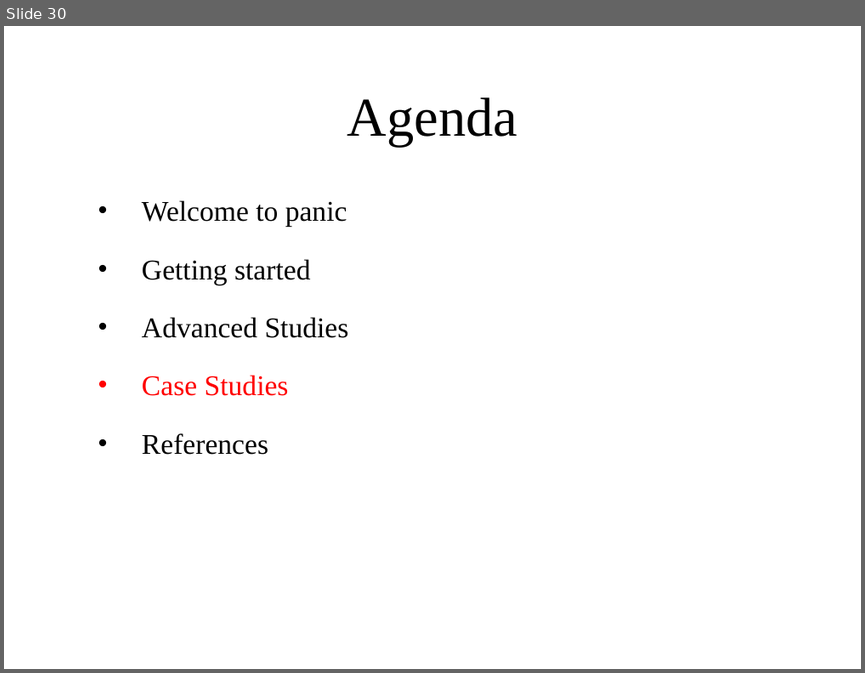
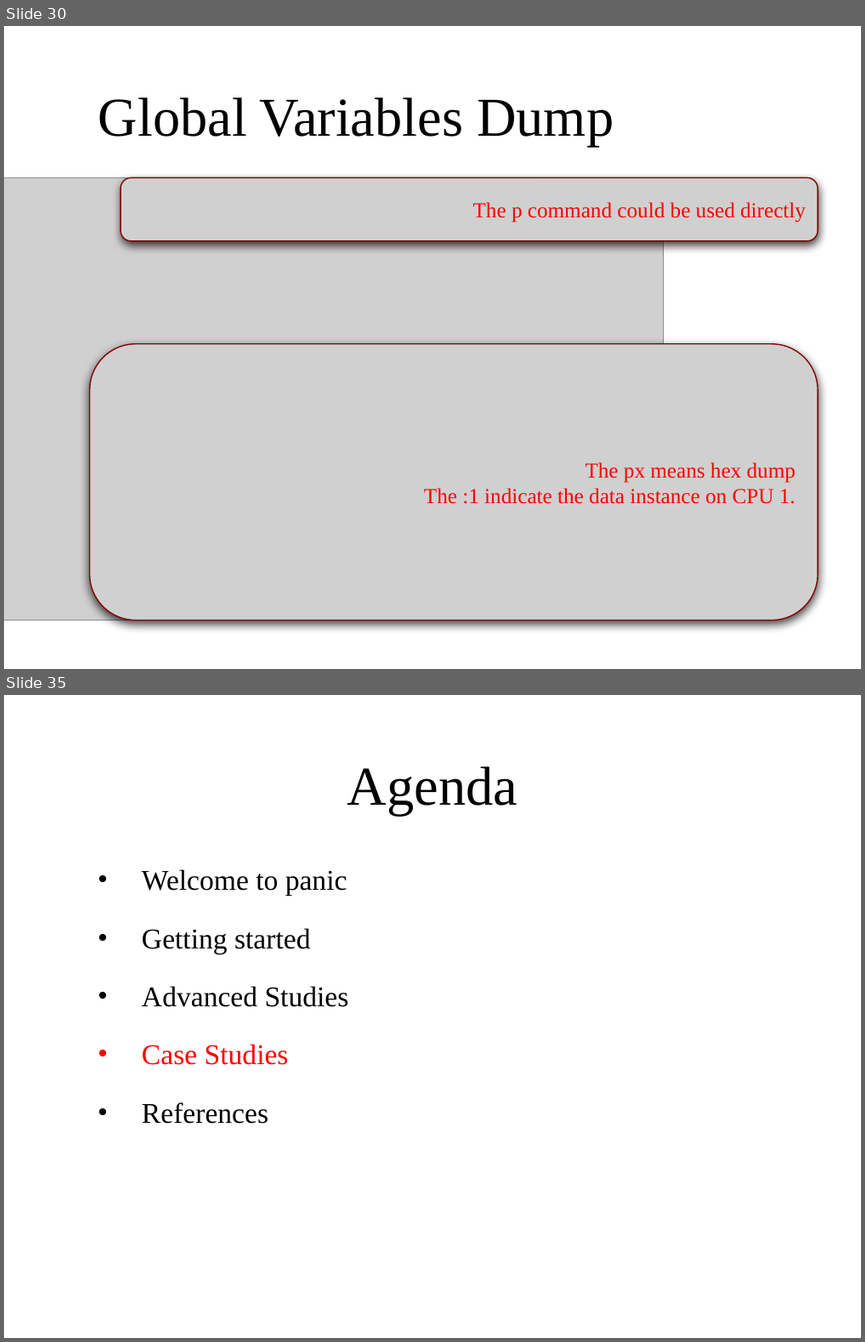
Before and after one commit to yangoliver/mydoc, a slide deck: slides/2017/linux_crash_dump_analysis.pptx. Shown one above the other, each under a label of ours: slide 30 before the commit, slides 30 and 35 after it; the slides between them are not shown. The pictures are 865x673 and 865x1342 pixels, drawn with LibreOffice and Linux fonts; fonts in the diff are those of the drawing; grey boxes stand for pictures; background and template pictures are left out. Boxes give left, top, right and bottom in pixels: in the first picture for what was removed or moved away, otherwise in the second. Text is boxed around its words. In the diff, an @@ line names an element or a change of style, - is before the commit and + after.

```diff
--- a/slides/2017/linux_crash_dump_analysis.pptx
+++ b/slides/2017/linux_crash_dump_analysis.pptx
@@ slide 30 added at (4, 26, 861, 669), background picture (left out) @@
@@ title added at (98, 97, 613, 146), 46 pt, text #000000 @@
+Global Variables Dump
@@ picture added at (4, 177, 663, 620) @@
@@ picture added at (120, 177, 817, 241), 18 pt, text #FF0000 @@
+The p command could be used directly
@@ picture added at (90, 344, 818, 620), 18 pt, text #FF0000 @@
+The px means hex dump
+The :1 indicate the data instance on CPU 1.
@@ what was slide 30 is now slide 35 @@
```
Also in this commit, not shown: 3 slides changed, 4 other slides added.
